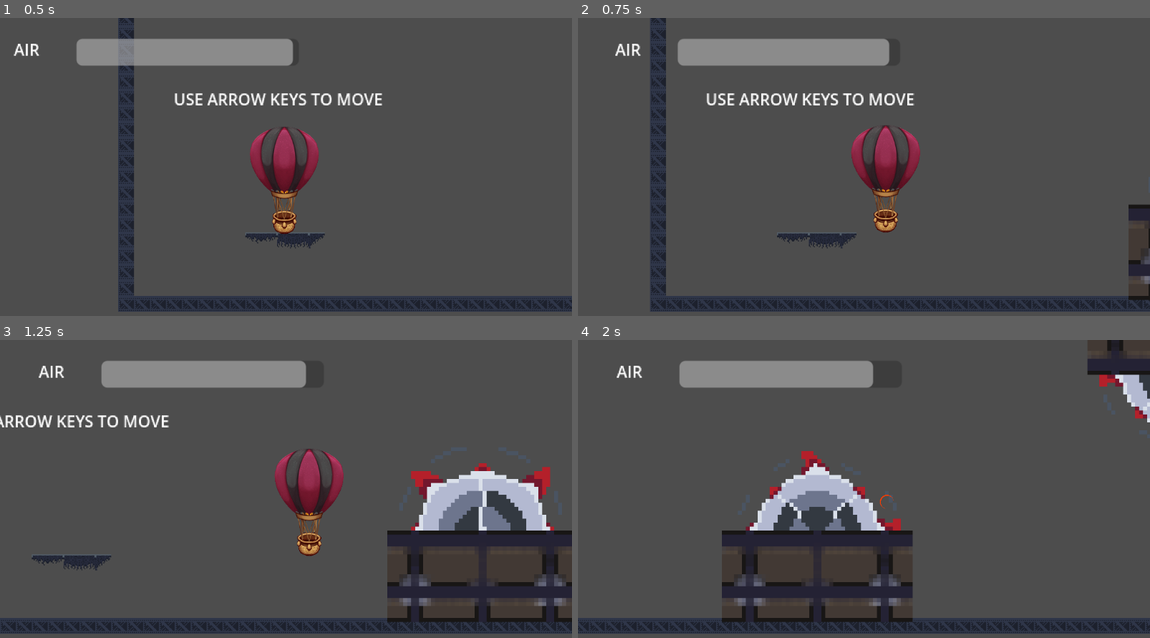
Above: before the commit, frames 1-4 (two rows, left to right).
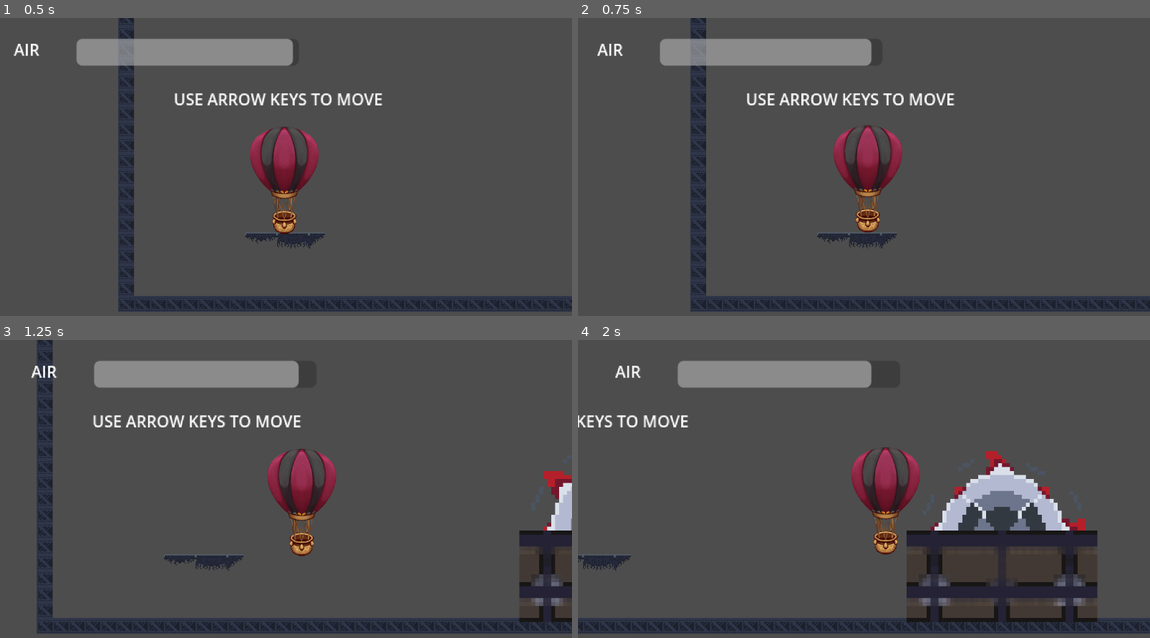
Above: after the commit, the same moments.

Repository: dylana62/balloon-game
Game: Godot game, scene res://scenes/game.tscn
Same seed, same stepped clock (60 frames per second), same inputs: the game is played once before the commit and once after it.
Inputs:
- Up to frame 1 (0.5 s): no input
- Up to frame 2 (0.75 s): tap Enter (ui_accept) at 0.5 s; hold Right (ui_right) from 0.53 s (still down)
- Up to frame 3 (1.25 s): keep holding Right (ui_right); tap Enter (ui_accept) at 0.77 s
- Up to frame 4 (2 s): keep holding Right (ui_right); tap Enter (ui_accept) at 1.52 s

Frame 1 is identical in both runs. In frame 2, 12% of the frame differs, in the area x 3-100%, y 0-99%; in frame 3, 19%; in frame 4, 29%, in the area x 0-100%, y 0-98%.

Commit message:
Smoothed movement, removed dash functionality

Diff:
--- a/scenes/game.tscn
+++ b/scenes/game.tscn
@@ -451,6 +451,21 @@
 physics_layer_0/collision_layer = 1
 sources/0 = SubResource("TileSetAtlasSource_5prmr")
 
+[sub_resource type="Animation" id="Animation_0it2g"]
+loop_mode = 2
+tracks/0/type = "value"
+tracks/0/imported = false
+tracks/0/enabled = true
+tracks/0/path = NodePath(".:position")
+tracks/0/interp = 1
+tracks/0/loop_wrap = true
+tracks/0/keys = {
+"times": PackedFloat32Array(0, 1),
+"transitions": PackedFloat32Array(1, 1),
+"update": 0,
+"values": [Vector2(1032, 216), Vector2(1033, -79)]
+}
+
 [sub_resource type="Animation" id="Animation_4w0jt"]
 resource_name = "move"
 loop_mode = 2
@@ -467,8 +482,14 @@
 "values": [Vector2(1109, 216), Vector2(1109, -72)]
 }
 
-[sub_resource type="Animation" id="Animation_0it2g"]
-loop_mode = 2
+[sub_resource type="AnimationLibrary" id="AnimationLibrary_kcftf"]
+_data = {
+"RESET": SubResource("Animation_0it2g"),
+"move": SubResource("Animation_4w0jt")
+}
+
+[sub_resource type="Animation" id="Animation_0oe2j"]
+length = 0.001
 tracks/0/type = "value"
 tracks/0/imported = false
 tracks/0/enabled = true
@@ -476,16 +497,10 @@
 tracks/0/interp = 1
 tracks/0/loop_wrap = true
 tracks/0/keys = {
-"times": PackedFloat32Array(0, 1),
-"transitions": PackedFloat32Array(1, 1),
+"times": PackedFloat32Array(0),
+"transitions": PackedFloat32Array(1),
 "update": 0,
-"values": [Vector2(1032, 216), Vector2(1033, -79)]
-}
-
-[sub_resource type="AnimationLibrary" id="AnimationLibrary_kcftf"]
-_data = {
-"RESET": SubResource("Animation_0it2g"),
-"move": SubResource("Animation_4w0jt")
+"values": [Vector2(1602, -19)]
 }
 
 [sub_resource type="Animation" id="Animation_nsddo"]
@@ -505,7 +520,13 @@
 "values": [Vector2(1602, -19), Vector2(2506, -19)]
 }
 
-[sub_resource type="Animation" id="Animation_0oe2j"]
+[sub_resource type="AnimationLibrary" id="AnimationLibrary_jvevp"]
+_data = {
+"RESET": SubResource("Animation_0oe2j"),
+"move": SubResource("Animation_nsddo")
+}
+
+[sub_resource type="Animation" id="Animation_neta5"]
 length = 0.001
 tracks/0/type = "value"
 tracks/0/imported = false
@@ -517,13 +538,7 @@
 "times": PackedFloat32Array(0),
 "transitions": PackedFloat32Array(1),
 "update": 0,
-"values": [Vector2(1602, -19)]
-}
-
-[sub_resource type="AnimationLibrary" id="AnimationLibrary_jvevp"]
-_data = {
-"RESET": SubResource("Animation_0oe2j"),
-"move": SubResource("Animation_nsddo")
+"values": [Vector2(1427, -200)]
 }
 
 [sub_resource type="Animation" id="Animation_k67sx"]
@@ -542,21 +557,6 @@
 "values": [Vector2(1427, -200), Vector2(1425, 95)]
 }
 
-[sub_resource type="Animation" id="Animation_neta5"]
-length = 0.001
-tracks/0/type = "value"
-tracks/0/imported = false
-tracks/0/enabled = true
-tracks/0/path = NodePath(".:position")
-tracks/0/interp = 1
-tracks/0/loop_wrap = true
-tracks/0/keys = {
-"times": PackedFloat32Array(0),
-"transitions": PackedFloat32Array(1),
-"update": 0,
-"values": [Vector2(1427, -200)]
-}
-
 [sub_resource type="AnimationLibrary" id="AnimationLibrary_gphbn"]
 _data = {
 "RESET": SubResource("Animation_neta5"),
--- a/scripts/player.gd
+++ b/scripts/player.gd
@@ -5,9 +5,10 @@
 @onready var sfx: AudioStreamPlayer2D = $AudioStreamPlayer2D
 
 const SPEED = 300.0
-const JUMP_VELOCITY = -400.0
+const ACCEL = 2.0
 const MAX_AIR = 100.0
 
+var input: Vector2
 var dash = 1
 var air = MAX_AIR
 
@@ -17,6 +18,11 @@
 func set_air_label() -> void:
 	pass
 	#air_bar.text = "Air: %s" % air
+
+func get_input():
+	input.x = Input.get_action_strength("ui_right") - Input.get_action_strength("ui_left")
+	input.y = Input.get_action_strength("ui_down") - Input.get_action_strength("ui_up")
+	return input.normalized()
 
 func _process(delta: float) -> void:
 	air_bar.value = air
@@ -40,17 +46,9 @@
 
 	# Get the input direction and handle the movement/deceleration.
 	# As good practice, you should replace UI actions with custom gameplay actions.
-	var horiz := Input.get_axis("ui_left", "ui_right")
-	if horiz:
-		velocity.x = horiz * SPEED * dash
-	else:
-		velocity.x = move_toward(velocity.x, 0, SPEED)
+	var playerInput = get_input()
 
-	var vert := Input.get_axis("ui_up", "ui_down")
-	if vert:
-		velocity.y = vert * SPEED * dash
-	else:
-		velocity.y = move_toward(velocity.y, 0, SPEED)
+	velocity = lerp(velocity, playerInput * SPEED, delta * ACCEL)
 
 	move_and_slide()
 
